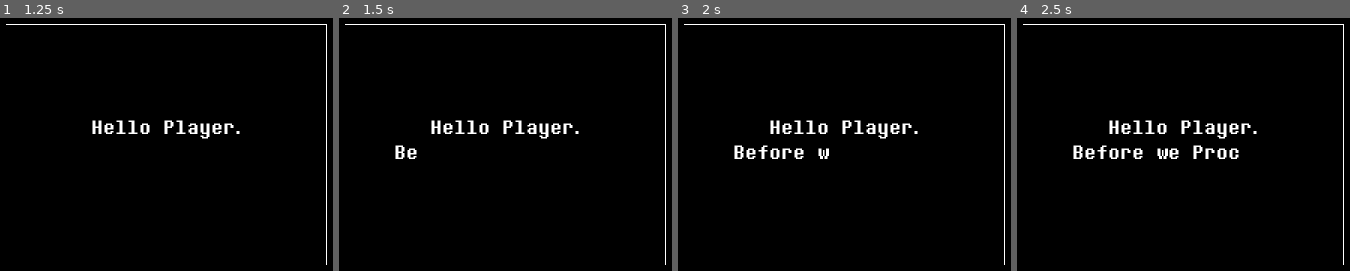
Above: before the commit, frames 1-4 (left to right).
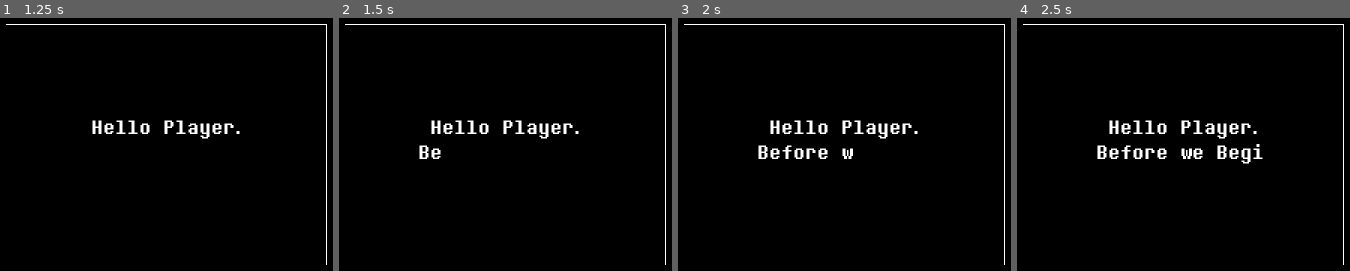
Above: after the commit, the same moments.

Repository: o-Ivy-o/Deltarune-Battle-System-But-In-Godot
Game: Godot game, scene res://Scenes/survey_program.tscn
Two runs of this game, one before a commit and one after it. Both use one fixed random seed, a clock stepped at 60 frames per second and the inputs below. Sound files missing from this copy of the repository are replaced by a short silence.
Inputs:
- Up to frame 1 (1.25 s): hold Right (Right) from 0.53 s (still down); tap Z (Accept) at 0.6 s; tap C (ConfirmName) at 0.8 s
- Up to frame 2 (1.5 s): release Right (Right) at 1.28 s; hold X (Back) from 1.28 s (still down); tap C (ConfirmName) at 1.35 s
- Up to frame 3 (2 s): keep holding X (Back); tap Z (Accept) at 1.55 s
- Up to frame 4 (2.5 s): release X (Back) at 2.03 s; hold Right (Right) from 2.03 s (still down); tap Z (Accept) at 2.1 s; tap C (ConfirmName) at 2.3 s

Frame 1 is identical in both runs. In frame 2, 0.5% of the frame differs, in the area x 16-31%, y 50-56%; in frame 3, 0.8%; in frame 4, 1.3%, in the area x 16-74%, y 49-58%.

Commit message:
MASSIVE Survey Program overhaul
** New Animations for Naming
** I dont even know i felt horrible today

Diff:
--- a/Scenes/audio_handler.tscn
+++ b/Scenes/audio_handler.tscn
@@ -1,6 +1,7 @@
 [gd_scene format=3 uid="uid://bnn0j1wj3pb1m"]
 
 [ext_resource type="Script" uid="uid://1emscvxf7hd4" path="res://Scripts/sounds.gd" id="1_6y3po"]
+[ext_resource type="AudioStream" uid="uid://cbudqr3xsal6o" path="res://Assets/Sounds/snd_txtivy.ogg" id="2_81jal"]
 [ext_resource type="AudioStream" uid="uid://c503ptj4aob2w" path="res://Assets/Sounds/snd_break1.wav" id="2_680g8"]
 [ext_resource type="AudioStream" uid="uid://bdv4af0apdtbk" path="res://Assets/Sounds/snd_break2.wav" id="3_81jal"]
 [ext_resource type="AudioStream" uid="uid://c8metllk7gbye" path="res://Assets/Sounds/snd_cantselect.wav" id="4_yjp8e"]
@@ -16,6 +17,7 @@
 [ext_resource type="AudioStream" uid="uid://csvo4bggutgsl" path="res://Assets/Sounds/snd_spare.wav" id="14_kgit7"]
 [ext_resource type="AudioStream" uid="uid://d33icidlvmbj2" path="res://Assets/Sounds/snd_txtnoe.wav" id="15_vce0h"]
 [ext_resource type="AudioStream" uid="uid://doylkb4erxs1u" path="res://Assets/Sounds/snd_weaponpull.wav" id="16_mxah7"]
+[ext_resource type="AudioStream" uid="uid://d3b72xvdkqd2h" path="res://Assets/Music/AUDIO_ANOTHERHIM.ogg" id="17_680g8"]
 [ext_resource type="AudioStream" uid="uid://6ybynma66tq8" path="res://Assets/Music/inukuma_wip.ogg" id="17_i2v87"]
 [ext_resource type="AudioStream" uid="uid://cekp8j8nhht0" path="res://Assets/Music/menu.ogg" id="18_0gbaw"]
 [ext_resource type="AudioStream" uid="uid://cgrdf2wdyoysd" path="res://Assets/Music/mus_options_fall.ogg" id="19_1mp5a"]
@@ -28,6 +30,9 @@
 script = ExtResource("1_6y3po")
 
 [node name="Sounds" type="Node" parent="." unique_id=302653140]
+
+[node name="SndTxtivy" type="AudioStreamPlayer" parent="Sounds" unique_id=1868157100]
+stream = ExtResource("2_81jal")
 
 [node name="SndBreak1" type="AudioStreamPlayer2D" parent="Sounds" unique_id=235104353]
 position = Vector2(75, 70)
@@ -91,6 +96,11 @@
 
 [node name="Music" type="Node" parent="." unique_id=48025430]
 
+[node name="AudioAnotherhim" type="AudioStreamPlayer" parent="Music" unique_id=1231292703]
+stream = ExtResource("17_680g8")
+pitch_scale = 0.65
+parameters/looping = true
+
 [node name="InukumaWip" type="AudioStreamPlayer" parent="Music" unique_id=498604968]
 stream = ExtResource("17_i2v87")
 
--- a/Scenes/naming_screen.gd
+++ b/Scenes/naming_screen.gd
@@ -4,6 +4,7 @@
 var lidx = 0
 var lidy = 0
 @export var cmi : bool = false
+var playedsound = false
 
 # Called when the node enters the scene tree for the first time.
 func _ready() -> void:
@@ -81,7 +82,15 @@
 			name = name.substr(0, name.length() - 1)
 			$Name.text = name
 	elif Input.is_action_just_pressed("ConfirmName") and cmi:
-		cmi = false
-		$"../Transition".play("Transition")
-		Global.PlayerName = $Name.text
-		Global.SetName = true
+		if $Name.text != "":
+			cmi = false
+			$"../Transition".play_backwards("FriskAppear")
+			$"../Text".visible = true
+			$"../".caninteract = true
+			$"../".curtxtp += 1
+			$"../".nextpage()
+			Global.PlayerName = $Name.text
+			Global.SetName = true
+			$".".visible = false
+		else:
+			$"../AudioHandler/Sounds/SndCantselect".play()
--- a/Scenes/survey_program.tscn
+++ b/Scenes/survey_program.tscn
@@ -7,6 +7,136 @@
 [ext_resource type="PackedScene" uid="uid://ct7163kke0s6c" path="res://UI/Border.tscn" id="5_j4ylw"]
 [ext_resource type="Script" uid="uid://1iwxsj2s0hx1" path="res://Scenes/naming_screen.gd" id="6_4r2l8"]
 [ext_resource type="Texture2D" uid="uid://7r0hf6fpfreh" path="res://Assets/Sprites/WhiteTransition.png" id="6_vlqoj"]
+[ext_resource type="Texture2D" uid="uid://cgwve1akl0mo0" path="res://Assets/Sprites/Light.png" id="8_uauwt"]
+[ext_resource type="Texture2D" uid="uid://bcnn3p3n2gbo6" path="res://Assets/Sprites/Soul.png" id="9_f2wtj"]
+[ext_resource type="AudioStream" uid="uid://8vujrci3v4cs" path="res://Assets/Sounds/snd_spearappear.wav" id="10_6xsjm"]
+[ext_resource type="AudioStream" uid="uid://dmm1t7ammabry" path="res://Assets/Sounds/snd_grab.wav" id="11_mdy8p"]
+
+[sub_resource type="Animation" id="Animation_6xsjm"]
+resource_name = "FriskAppear"
+length = 2.5333333
+markers = [{
+"color": Color(1, 0, 0, 1),
+"name": &"SoulAppear",
+"time": 1.0
+}, {
+"color": Color(0.7734375, 0.063446045, 0.063446045, 1),
+"name": &"SoulEnter",
+"time": 1.32
+}]
+tracks/0/type = "value"
+tracks/0/imported = false
+tracks/0/enabled = true
+tracks/0/path = NodePath("Text:position")
+tracks/0/interp = 1
+tracks/0/loop_wrap = true
+tracks/0/keys = {
+"times": PackedFloat32Array(0, 0.56666666),
+"transitions": PackedFloat32Array(3.3636124, 0.08838832),
+"update": 0,
+"values": [Vector2(81, 104), Vector2(81, 46.08)]
+}
+tracks/1/type = "value"
+tracks/1/imported = false
+tracks/1/enabled = true
+tracks/1/path = NodePath("Light:modulate")
+tracks/1/interp = 1
+tracks/1/loop_wrap = true
+tracks/1/keys = {
+"times": PackedFloat32Array(0, 0.75, 1.0666667, 1.4, 1.7333333, 2.1, 2.4333334),
+"transitions": PackedFloat32Array(1, 1, 1, 1, 1, 1, 1),
+"update": 0,
+"values": [Color(1, 1, 1, 0), Color(1, 1, 1, 0), Color(1, 1, 1, 0.18431373), Color(1, 1, 1, 0.40784314), Color(1, 1, 1, 0.5176471), Color(1, 1, 1, 0.40784314), Color(1, 1, 1, 0.60784316)]
+}
+tracks/2/type = "value"
+tracks/2/imported = false
+tracks/2/enabled = true
+tracks/2/path = NodePath("Soul:modulate")
+tracks/2/interp = 1
+tracks/2/loop_wrap = true
+tracks/2/keys = {
+"times": PackedFloat32Array(0.87, 1.03, 1.2333333),
+"transitions": PackedFloat32Array(1, 1, 1),
+"update": 0,
+"values": [Color(1, 1, 1, 0), Color(1, 1, 1, 0.24313726), Color(1, 1, 1, 1)]
+}
+tracks/3/type = "value"
+tracks/3/imported = false
+tracks/3/enabled = true
+tracks/3/path = NodePath("Soul:scale")
+tracks/3/interp = 1
+tracks/3/loop_wrap = true
+tracks/3/keys = {
+"times": PackedFloat32Array(1.0333333, 1.2333333),
+"transitions": PackedFloat32Array(1, 1),
+"update": 0,
+"values": [Vector2(3, 3), Vector2(0.75, 0.75)]
+}
+tracks/4/type = "value"
+tracks/4/imported = false
+tracks/4/enabled = true
+tracks/4/path = NodePath("SndSpearappear:playing")
+tracks/4/interp = 1
+tracks/4/loop_wrap = true
+tracks/4/keys = {
+"times": PackedFloat32Array(0.76666665),
+"transitions": PackedFloat32Array(1),
+"update": 1,
+"values": [true]
+}
+tracks/5/type = "value"
+tracks/5/imported = false
+tracks/5/enabled = true
+tracks/5/path = NodePath("SndGrab:playing")
+tracks/5/interp = 1
+tracks/5/loop_wrap = true
+tracks/5/keys = {
+"times": PackedFloat32Array(1.37),
+"transitions": PackedFloat32Array(1),
+"update": 1,
+"values": [true]
+}
+
+[sub_resource type="Animation" id="Animation_mdy8p"]
+resource_name = "FriskIdle"
+length = 2.0
+loop_mode = 1
+tracks/0/type = "value"
+tracks/0/imported = false
+tracks/0/enabled = true
+tracks/0/path = NodePath("Light:modulate")
+tracks/0/interp = 1
+tracks/0/loop_wrap = true
+tracks/0/keys = {
+"times": PackedFloat32Array(0, 1.0666667),
+"transitions": PackedFloat32Array(1, 1),
+"update": 0,
+"values": [Color(1, 1, 1, 0.36862746), Color(1, 1, 1, 0.4627451)]
+}
+tracks/1/type = "value"
+tracks/1/imported = false
+tracks/1/enabled = true
+tracks/1/path = NodePath("Soul:scale")
+tracks/1/interp = 1
+tracks/1/loop_wrap = true
+tracks/1/keys = {
+"times": PackedFloat32Array(0),
+"transitions": PackedFloat32Array(1),
+"update": 0,
+"values": [Vector2(0.75, 0.75)]
+}
+tracks/2/type = "value"
+tracks/2/imported = false
+tracks/2/enabled = true
+tracks/2/path = NodePath("Soul:position")
+tracks/2/interp = 1
+tracks/2/loop_wrap = true
+tracks/2/keys = {
+"times": PackedFloat32Array(0, 1),
+"transitions": PackedFloat32Array(1, 1),
+"update": 0,
+"values": [Vector2(234, 208), Vector2(234, 208.885)]
+}
 
 [sub_resource type="Animation" id="Animation_kjpfk"]
 length = 0.001
@@ -21,6 +151,90 @@
 "transitions": PackedFloat32Array(1),
 "update": 0,
 "values": [Color(1, 1, 1, 0)]
+}
+tracks/1/type = "value"
+tracks/1/imported = false
+tracks/1/enabled = true
+tracks/1/path = NodePath("Text:position")
+tracks/1/interp = 1
+tracks/1/loop_wrap = true
+tracks/1/keys = {
+"times": PackedFloat32Array(0),
+"transitions": PackedFloat32Array(1),
+"update": 0,
+"values": [Vector2(81, 104)]
+}
+tracks/2/type = "value"
+tracks/2/imported = false
+tracks/2/enabled = true
+tracks/2/path = NodePath("Light:modulate")
+tracks/2/interp = 1
+tracks/2/loop_wrap = true
+tracks/2/keys = {
+"times": PackedFloat32Array(0),
+"transitions": PackedFloat32Array(1),
+"update": 0,
+"values": [Color(1, 1, 1, 0)]
+}
+tracks/3/type = "value"
+tracks/3/imported = false
+tracks/3/enabled = true
+tracks/3/path = NodePath("Soul:modulate")
+tracks/3/interp = 1
+tracks/3/loop_wrap = true
+tracks/3/keys = {
+"times": PackedFloat32Array(0),
+"transitions": PackedFloat32Array(1),
+"update": 0,
+"values": [Color(1, 1, 1, 0)]
+}
+tracks/4/type = "value"
+tracks/4/imported = false
+tracks/4/enabled = true
+tracks/4/path = NodePath("Soul:scale")
+tracks/4/interp = 1
+tracks/4/loop_wrap = true
+tracks/4/keys = {
+"times": PackedFloat32Array(0),
+"transitions": PackedFloat32Array(1),
+"update": 0,
+"values": [Vector2(2, 2)]
+}
+tracks/5/type = "value"
+tracks/5/imported = false
+tracks/5/enabled = true
+tracks/5/path = NodePath("SndSpearappear:playing")
+tracks/5/interp = 1
+tracks/5/loop_wrap = true
+tracks/5/keys = {
+"times": PackedFloat32Array(0),
+"transitions": PackedFloat32Array(1),
+"update": 1,
+"values": [true]
+}
+tracks/6/type = "value"
+tracks/6/imported = false
+tracks/6/enabled = true
+tracks/6/path = NodePath("SndGrab:playing")
+tracks/6/interp = 1
+tracks/6/loop_wrap = true
+tracks/6/keys = {
+"times": PackedFloat32Array(0),
+"transitions": PackedFloat32Array(1),
+"update": 1,
+"values": [true]
+}
+tracks/7/type = "value"
+tracks/7/imported = false
+tracks/7/enabled = true
+tracks/7/path = NodePath("Soul:position")
+tracks/7/interp = 1
+tracks/7/loop_wrap = true
+tracks/7/keys = {
+"times": PackedFloat32Array(0),
+"transitions": PackedFloat32Array(1),
+"update": 0,
+"values": [Vector2(234, 208)]
 }
 
 [sub_resource type="Animation" id="Animation_uauwt"]
@@ -41,6 +255,8 @@
 
 [sub_resource type="AnimationLibrary" id="AnimationLibrary_f2wtj"]
 _data = {
+&"FriskAppear": SubResource("Animation_6xsjm"),
+&"FriskIdle": SubResource("Animation_mdy8p"),
 &"RESET": SubResource("Animation_kjpfk"),
 &"Transition": SubResource("Animation_uauwt")
 }
@@ -62,15 +278,29 @@
 offset_left = 81.0
 offset_top = 104.0
 offset_right = 400.0
-offset_bottom = 165.0
-theme_override_fonts/normal_font = ExtResource("2_r3uro")
-theme_override_font_sizes/normal_font_size = 24
+offset_bottom = 164.99213
+theme_override_fonts/normal_font = ExtResource("2_r3uro")
+theme_override_font_sizes/normal_font_size = 24
+text = "   Excellent we shall now
+		   BEGIN"
 scroll_active = false
 
 [node name="Type" type="Timer" parent="." unique_id=1542099698]
 wait_time = 0.1
 
 [node name="Control" parent="." unique_id=2123590375 instance=ExtResource("5_j4ylw")]
+
+[node name="Light" type="Sprite2D" parent="." unique_id=699835871]
+modulate = Color(1, 1, 1, 0)
+position = Vector2(233.99998, 179.5)
+scale = Vector2(0.7235294, 1.1749998)
+texture = ExtResource("8_uauwt")
+
+[node name="Soul" type="Sprite2D" parent="." unique_id=1492284789]
+modulate = Color(1, 1, 1, 0)
+position = Vector2(234, 208)
+scale = Vector2(2, 2)
+texture = ExtResource("9_f2wtj")
 
 [node name="NamingScreen" type="Control" parent="." unique_id=1456401302]
 visible = false
@@ -406,6 +636,12 @@
 [node name="Transition" type="AnimationPlayer" parent="." unique_id=1262109995]
 libraries/ = SubResource("AnimationLibrary_f2wtj")
 
+[node name="SndSpearappear" type="AudioStreamPlayer" parent="." unique_id=248544621]
+stream = ExtResource("10_6xsjm")
+
+[node name="SndGrab" type="AudioStreamPlayer" parent="." unique_id=1742856988]
+stream = ExtResource("11_mdy8p")
+
 [node name="WhiteTransition" type="Sprite2D" parent="." unique_id=1439419108]
 modulate = Color(1, 1, 1, 0)
 position = Vector2(241, 134)
--- a/Scripts/save_manager.gd
+++ b/Scripts/save_manager.gd
@@ -57,7 +57,7 @@
 		Global.border = loadedsettings.Border
 		Global.BattleTheme = loadedsettings.Theme
 		Global.PlayerName = loadedsettings.Name
-		Global.SetName = loadedsettings.SkipIntro
+		Global.SetName = false
 		print("loaded")
 	else:
 		print("nosave")
--- a/survey_program.gd
+++ b/survey_program.gd
@@ -1,6 +1,8 @@
 extends Control
 
-var dialogue : Array = ["       Hello Player.\n    Before we Proceed.","  Please name the fallen\n          Human."]
+@onready var audio_handler: Node2D = $AudioHandler
+@onready var nametxt = $NamingScreen/Name
+var dialogue : Array
 var curtxtp = 0
 var mxtxtp = dialogue.size() -1
 var caninteract = true
@@ -12,23 +14,35 @@
 		gomenu()
 		caninteract = false
 	else:
+		#audio_handler.Music.AudioAnotherhim.play()
+		dialogue = ["       Hello Player.\n      Before we Begin.","  Please name the fallen\n          Human.","         Perfect.","      We Called Them:\n           "+nametxt.text      ]
+
+		$AudioHandler/Music/AudioAnotherhim.play()
 		$Text.text = dialogue[curtxtp]
 		$Text.visible_characters = 0
 		$Type.start()
 
+func nextpage():
+	$Text.text = dialogue[curtxtp]
+	$Text.visible_characters = 0
+	$Type.start()
+
 # Called every frame. 'delta' is the elapsed time since the previous frame.
 func _process(delta: float) -> void:
+	dialogue = ["       Hello Player.\n      Before we Begin.","  Please name the fallen\n          Human.","         Perfect.","      We Called Them:\n           "+nametxt.text,"   Excellent we shall now
+		   BEGIN"]
+	mxtxtp = dialogue.size() -1
 	if Input.is_action_just_pressed("Accept"):
-		if $Text.visible_ratio >= 1 and curtxtp < mxtxtp and caninteract:
+		if $Text.visible_ratio >= 1  and caninteract and curtxtp < mxtxtp and curtxtp != 1:
 			curtxtp += 1
 			$Text.text = dialogue[curtxtp]
 			$Text.visible_characters = 0
 			$Type.start()
-		elif $Text.visible_ratio >= 1 and curtxtp == mxtxtp and caninteract:
-			$Text.visible = false
+		elif $Text.visible_ratio >= 1 and curtxtp == 1 and caninteract:
+			$Transition.play("FriskAppear")
+		elif $Text.visible_ratio >= 1  and caninteract and curtxtp == mxtxtp:
+			$Transition.play("Transition")
 			caninteract = false
-			$NamingScreen.visible = true
-			$NamingScreen.cmi = true
 
 func _on_type_timeout() -> void:
 	var text = $Text.text
@@ -42,21 +56,31 @@
 
 	if $Text.visible_characters < totalchar:
 		$Text.visible_characters += 1
-		$AudioHandler/Sounds/SndTxtnoe.pitch_scale = randf_range(0.95, 1.05)
-		$AudioHandler/Sounds/SndTxtnoe.play()
+		$AudioHandler/Sounds/SndTxtivy.pitch_scale = randf_range(1.25, 1.30)
+		$AudioHandler/Sounds/SndTxtivy.play()
 
 	if $Text.visible_characters >= totalchar:
 		$Type.stop()
 
 
 func gomenu():
+	$AudioHandler/Music/AudioAnotherhim.stop()
 	var main_menu = mainscene.instantiate()
 	add_child(main_menu)
 	$Text.visible = false
 	$NamingScreen.visible = false
 	$WhiteTransition.visible = false
-
+	$Light.visible = false
+	$Soul.visible = false
 
 func _on_transition_animation_finished(anim_name: StringName) -> void:
-	gomenu()
-	SaveManager.save()
+	if anim_name == "Transition":
+		$Transition.stop()
+		gomenu()
+		SaveManager.save()
+	elif anim_name == "FriskAppear" and curtxtp == 1:
+		$Transition.play("FriskIdle")
+		$Text.visible = false
+		caninteract = false
+		$NamingScreen.visible = true
+		$NamingScreen.cmi = true
Not shown, added: Assets/Music/AUDIO_ANOTHERHIM.ogg.import
Not shown, added: Assets/Sounds/snd_grab.wav.import
Not shown, added: Assets/Sounds/snd_spearappear.wav.import
Not shown, added: Assets/Sounds/snd_txtivy.ogg.import
Binary file added: Assets/Sprites/Light.png
Not shown, added: Assets/Sprites/Light.png.import
Binary file added: Assets/Sprites/Soul.png
Not shown, added: Assets/Sprites/Soul.png.import
Binary file changed: index.icon.png
Not shown, added: Assets/Music/AUDIO_ANOTHERHIM.ogg
Not shown, added: Assets/Sounds/snd_grab.wav
Not shown, added: Assets/Sounds/snd_spearappear.wav
(and 4 more such lines)
